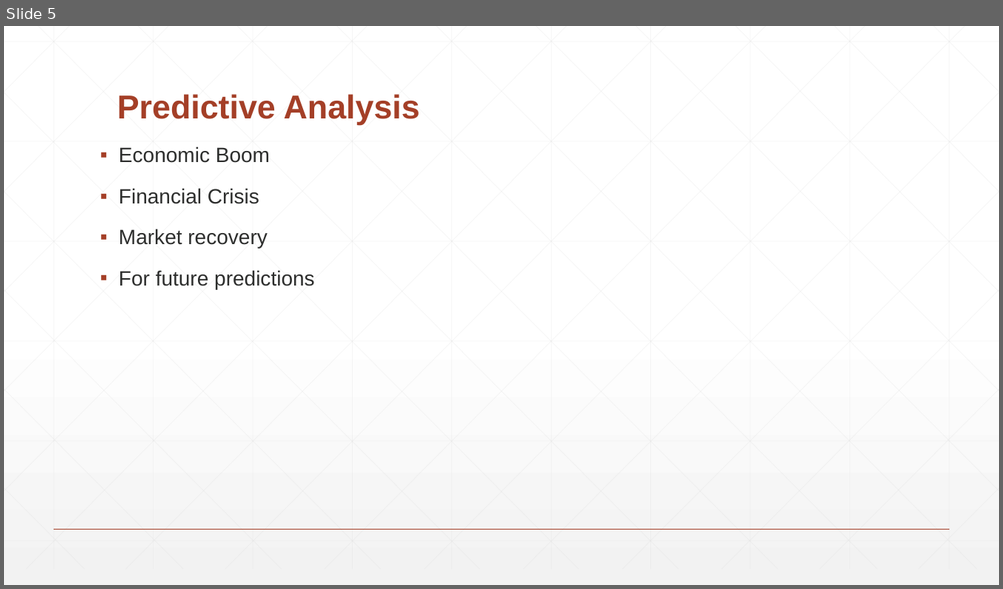
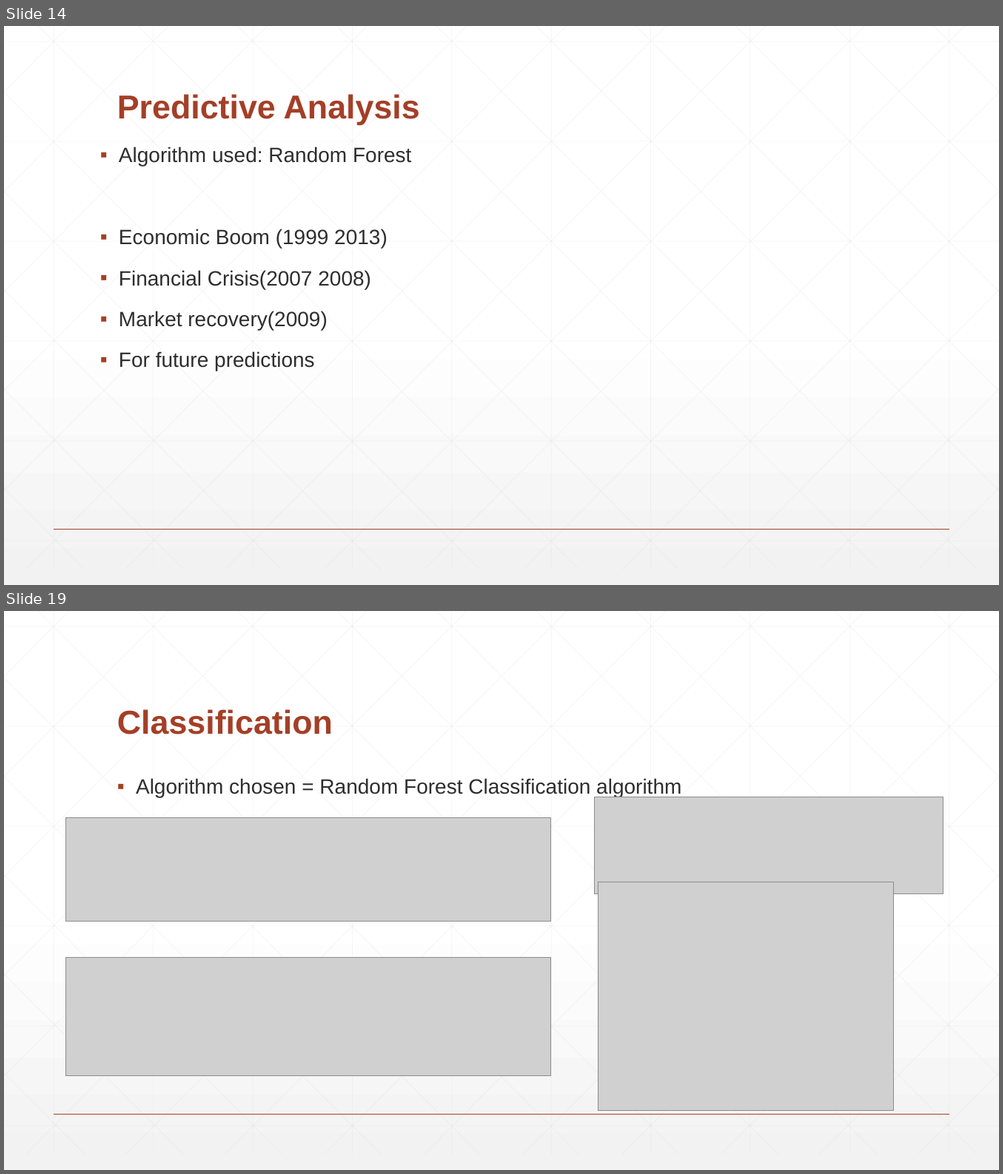
Before and after one commit to vishalsatam/PredictiveModellingOnFreddieMacLoans, a slide deck: Team1_Presentation.pptx. Shown one above the other, each under a label of ours: slide 5 before the commit, slides 14 and 19 after it; the slides between them are not shown. The pictures are 1003x589 and 1003x1174 pixels, drawn with LibreOffice and Linux fonts; fonts in the diff are those of the drawing; grey boxes stand for pictures. Boxes give left, top, right and bottom in pixels: in the first picture for what was removed or moved away, otherwise in the second. Text is boxed around its words. In the diff, an @@ line names an element or a change of style, - is before the commit and + after.

```diff
--- a/Team1_Presentation.pptx
+++ b/Team1_Presentation.pptx
@@ slide 19 added at [4,611,999,1170], background gradient #FFFFFF to #F2F2F2; not listed: 47 template elements that a slide beside it also shows @@
@@ title added at [117,709,333,735], 32 pt, text #A43F27, bold @@
+Classification
@@ text added at [136,778,681,797], 20 pt, text #2D2E2D @@
+▪ Algorithm chosen = Random Forest Classification algorithm
@@ picture added at [595,797,943,894] @@
@@ picture added at [66,817,551,921] @@
@@ picture added at [598,882,893,1111] @@
@@ picture added at [66,958,551,1076] @@
@@ what was slide 5 is now slide 14 @@
@@ slide 14 changed as well @@
@@ text at [119,147,411,330]: text changed @@
-▪ Economic Boom
-▪ Financial Crisis
-▪ Market recovery
+▪ Algorithm used: Random Forest
+▪ Economic Boom (1999 2013)
+▪ Financial Crisis(2007 2008)
+▪ Market recovery(2009)
```
Also in this commit, not shown: 3 other slides changed, 16 other slides added, 4 slides removed.
